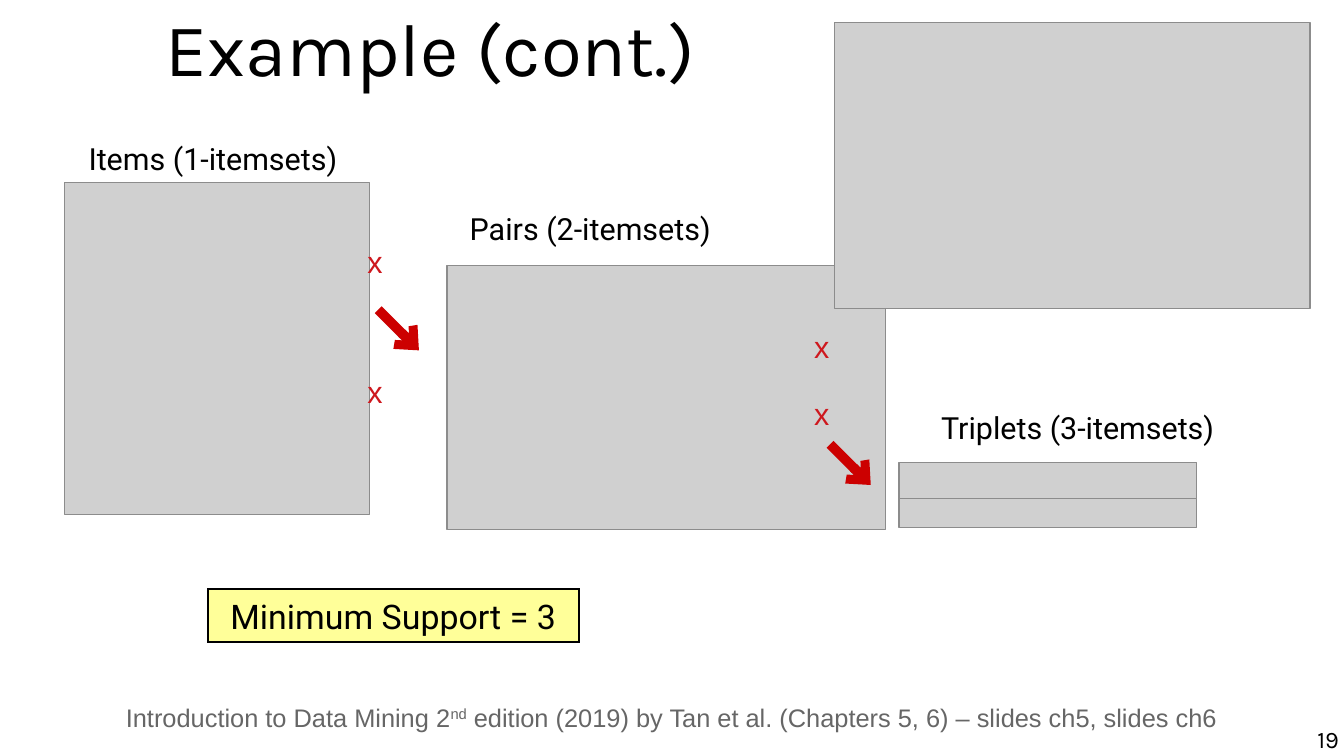
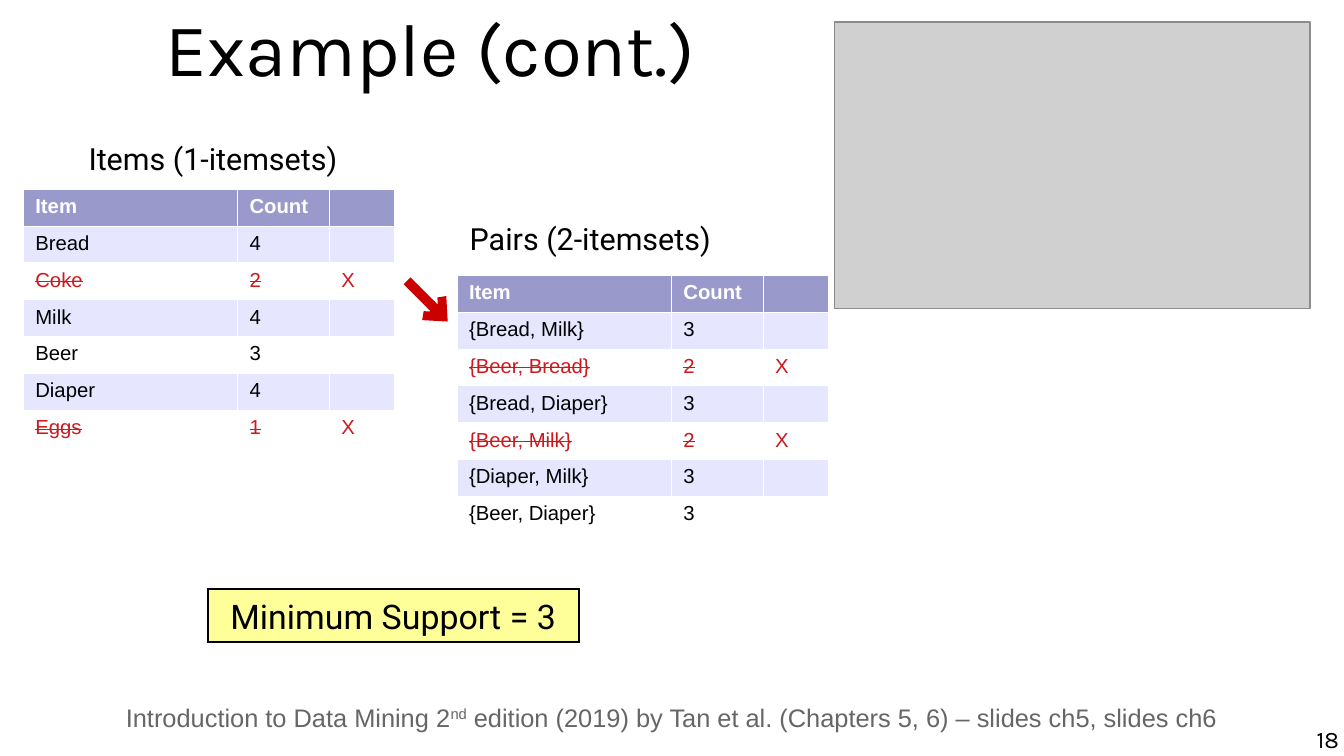
Before and after one commit to marco-calautti/data-mining-course, a slide deck: slide 18 of theory/tt06_association_rule_mining.odp (slide 19 before the commit). Drawn at 1344x756 pixels with LibreOffice and Linux fonts; fonts in the diff are those of the drawing; grey boxes stand for pictures. Boxes give left, top, right and bottom in pixels: in the first picture for what was removed or moved away, otherwise in the second. Text is boxed around its words. In the diff, an @@ line names an element or a change of style, - is before the commit and + after.

```diff
--- a/theory/tt06_association_rule_mining.odp
+++ b/theory/tt06_association_rule_mining.odp
@@ table added at (23,189,394,448), 7 rows, 3 columns @@
+Item | Count | 
+Bread | 4 | 
+Coke | 2 | X
+Milk | 4 | 
+Beer | 3 | 
+Diaper | 4 | 
+Eggs | 1 | X
@@ picture removed at (65,183,370,515) @@
@@ text "Pairs (2-itemsets)": place and size @@
-text "Pairs (2-itemsets)" at (470,215,710,247)
+text "Pairs (2-itemsets)" at (470,225,710,257)
@@ text removed at (367,249,382,279) @@
-x
@@ picture removed at (448,266,887,531) @@
@@ arrow moved from (378, 310) - (420, 350) to (407, 281) - (448, 322) @@
@@ table added at (457,274,829,529), 7 rows, 3 columns @@
+Item | Count | 
+{Bread, Milk} | 3 | 
+{Beer, Bread} | 2 | X
+{Bread, Diaper} | 3 | 
+{Beer, Milk} | 2 | X
+{Diaper, Milk} | 3 | 
+{Beer, Diaper} | 3 | 
@@ text removed at (814,342,829,358) @@
-x
@@ text removed at (367,378,382,408) @@
-x
@@ text removed at (814,409,829,425) @@
-x
@@ text removed at (941,414,1214,446) @@
-Triplets (3-itemsets)
@@ arrow removed from (831, 444) to (871, 485) @@
@@ picture removed at (899,462,1196,500) @@
@@ picture removed at (899,499,1196,528) @@
@@ page number at (1317,733,1339,749): text changed @@
-19
+18
```
Also in this commit, not shown: 13 other slides changed, 2 slides added.
